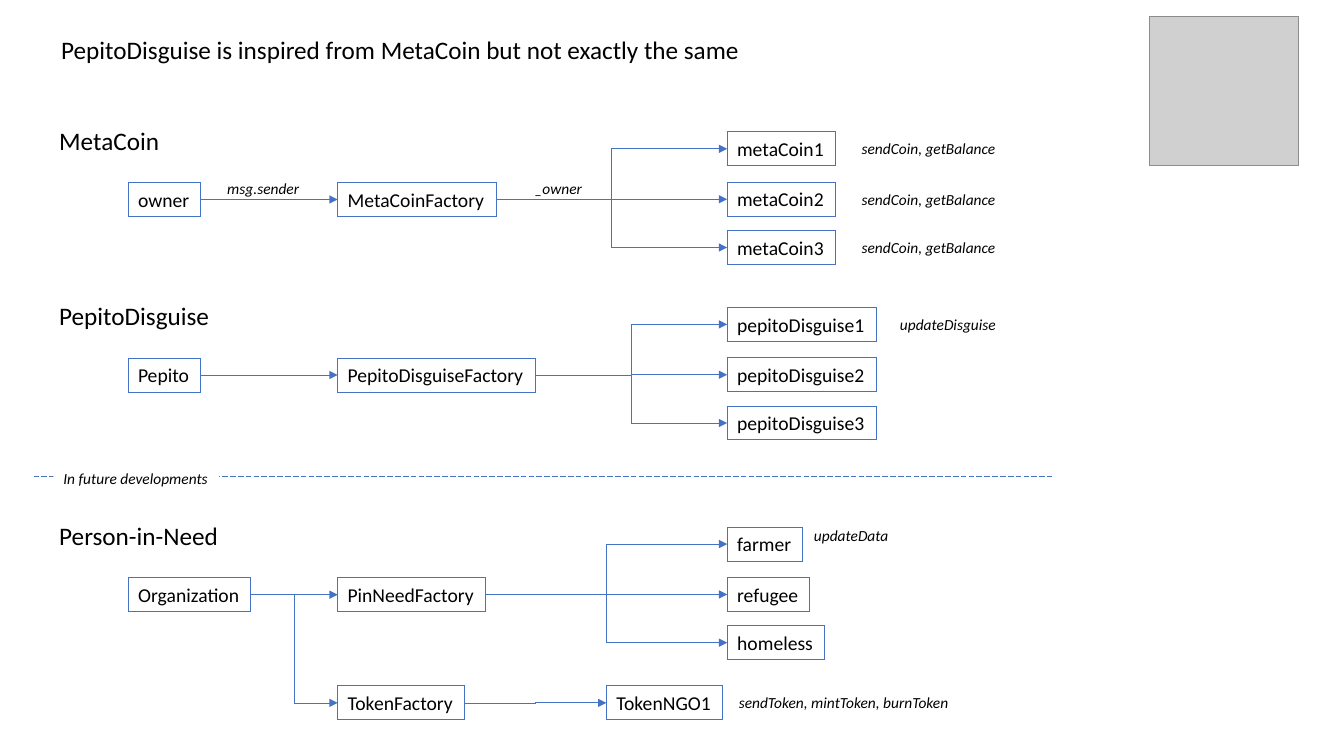
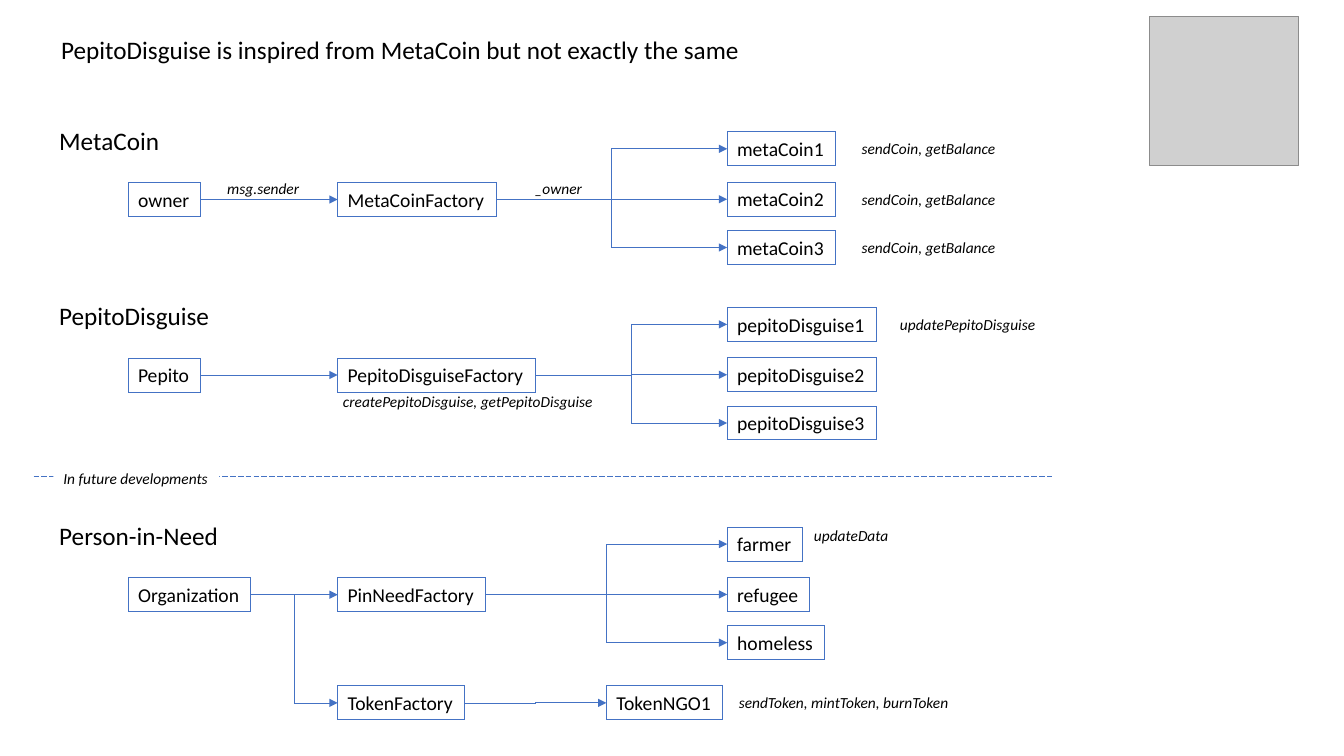
Before and after one commit to kvutien/Project-Machu-Picchu-2020, a slide deck: slide 1 of Pepito/Final Project Design.pptx. Drawn at 1344x756 pixels with LibreOffice and Linux fonts; fonts in the diff are those of the drawing; grey boxes stand for pictures. Boxes give left, top, right and bottom in pixels: in the first picture for what was removed or moved away, otherwise in the second. Text is boxed around its words. In the diff, an @@ line names an element or a change of style, - is before the commit and + after.

```diff
--- a/Pepito/Final Project Design.pptx
+++ b/Pepito/Final Project Design.pptx
@@ text at box(900, 319, 1035, 333): text changed @@
-updateDisguise
+updatePepitoDisguise
@@ text added at box(343, 396, 593, 410), 11 pt, text #000000, italic @@
+createPepitoDisguise, getPepitoDisguise
```
Also in this commit, not shown: 1 other file.
